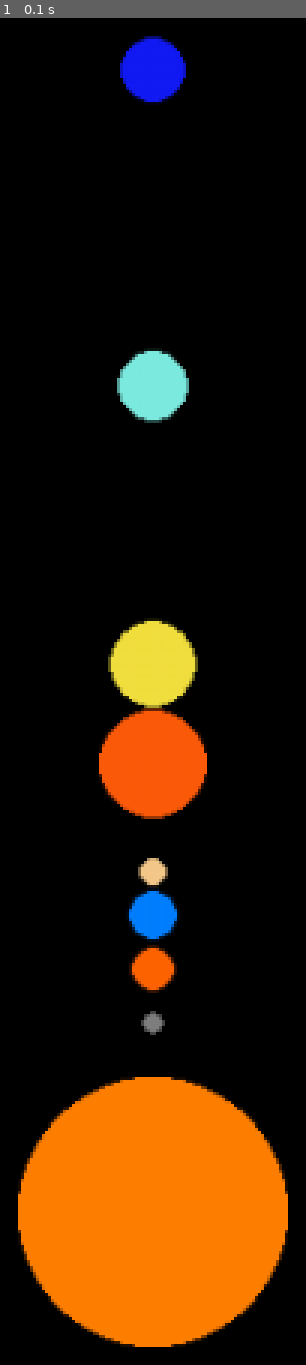
Above: before the commit, frame 1.
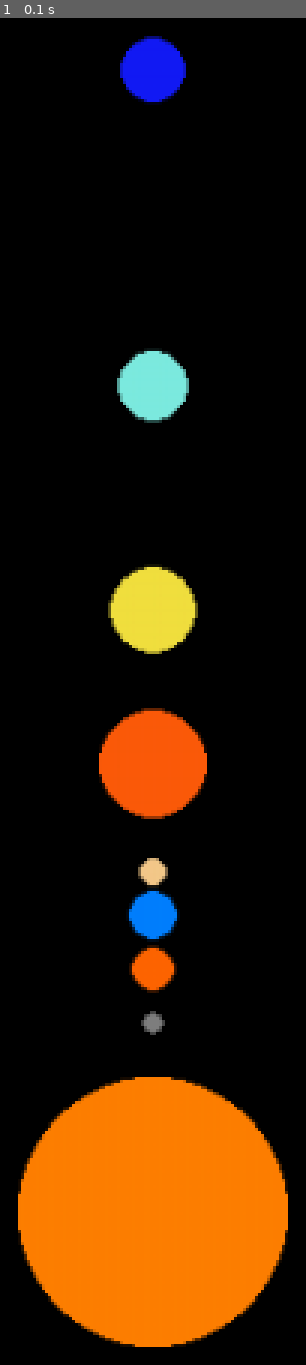
Above: after the commit, the same moment.

Repository: myhotchoc/Space-Simulator
Game: pygame game, started from Pygame Environmetnt.py
Same seed, same stepped clock (60 frames per second), same inputs: the game is played once before the commit and once after it.
Inputs:
- Up to frame 1 (0.1 s): no input

The runs differ from the first frame. In frame 1, 2.2% of the frame differs, in the area x 35-65%, y 40-52%.

Commit message:
Update Pygame Environmetnt.py

Diff:
--- a/Pygame Environmetnt.py
+++ b/Pygame Environmetnt.py
@@ -119,7 +119,7 @@
     jupiter = Planet(20, 166, JUPITER_COL, 10, screen)
     jupiter.placePlanet()
 
-    saturn = Planet(16, 203, YELLOW, 10, screen)
+    saturn = Planet(16, 223, YELLOW, 10, screen)
     saturn.placePlanet()
 
     uranus = Planet(13, 306, TURQUOISE, 10, screen)
